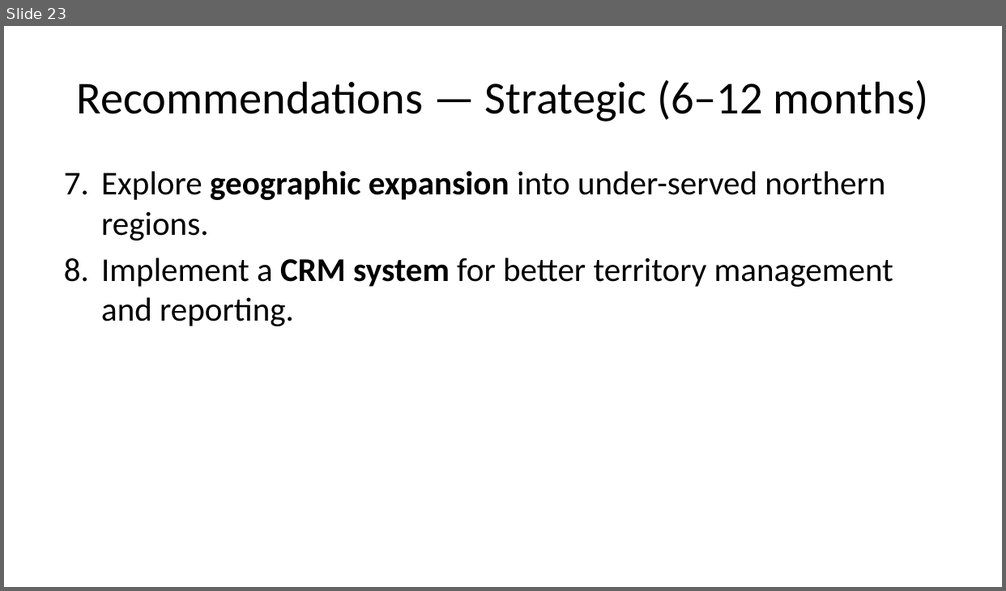
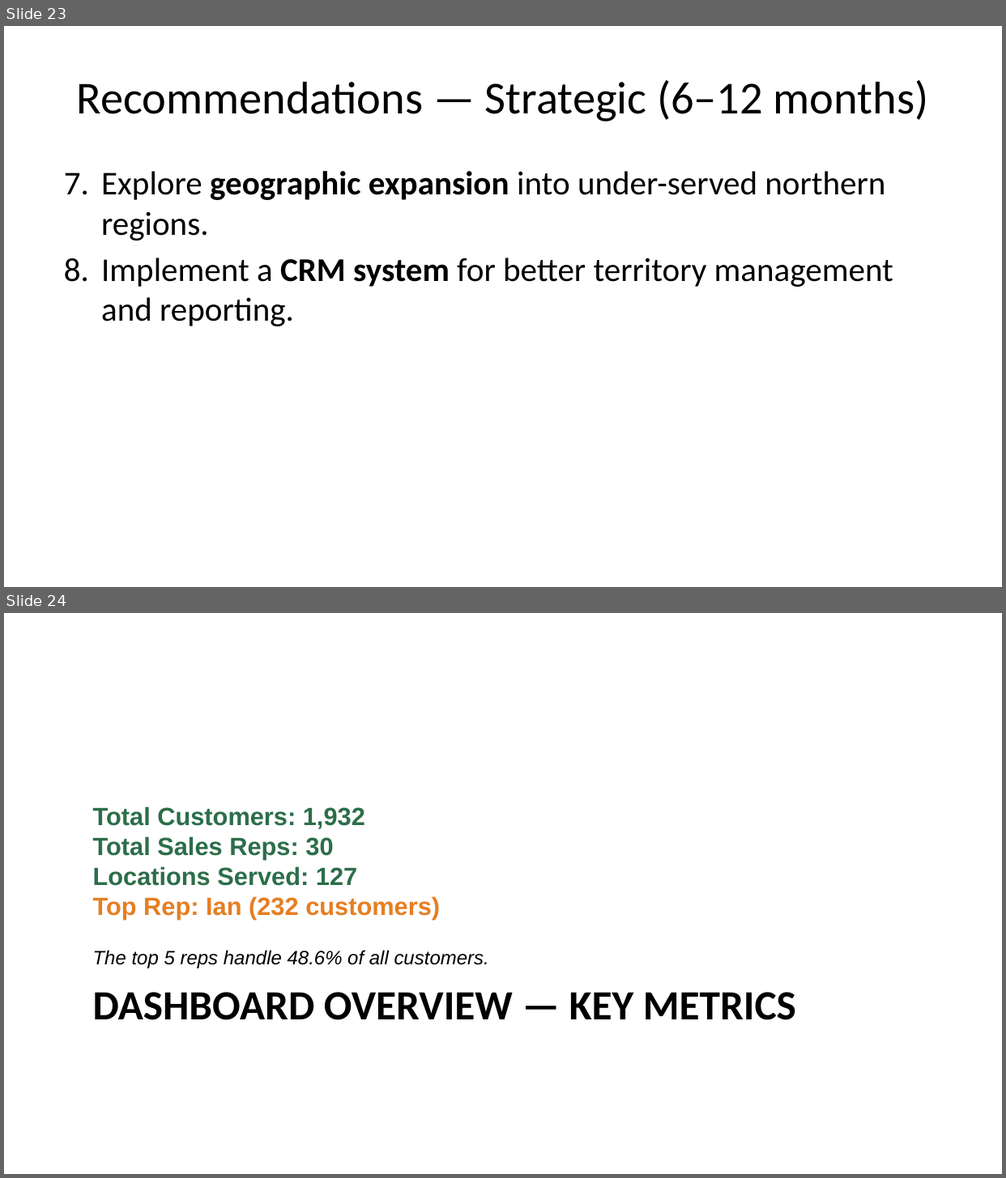
Before and after one commit to Akinbamioluwashola/Agro-bar-analysis, a slide deck: CEO_Presentation_PPTX.pptx. Shown one above the other, each under a label of ours: slide 23 before the commit, slides 23 and 24 after it. The pictures are 1006x591 and 1006x1178 pixels, drawn with LibreOffice and Linux fonts; fonts in the diff are those of the drawing. Boxes give left, top, right and bottom in pixels: in the first picture for what was removed or moved away, otherwise in the second. Text is boxed around its words. In the diff, an @@ line names an element or a change of style, - is before the commit and + after.

Commit message:
Add dashboard slides to CEO presentation and export PDF
- Added 9 new slides: section header, key metrics, 5 dashboard visualizations, CEO recommendations
- Exported updated presentation to PDF via LibreOffice
- Total slides: 33 (was 24)

```diff
--- a/CEO_Presentation_PPTX.pptx
+++ b/CEO_Presentation_PPTX.pptx
@@ slide 24 added at [4,613,1002,1174], background #FFFFFF @@
@@ text added at [93,807,489,969], 18 pt, text #2C6E49, bold @@
+Total Customers: 1,932
+Total Sales Reps: 30
+Locations Served: 127
+Top Rep: Ian (232 customers)
+The top 5 reps handle 48.6% of all customers.
@@ title added at [93,992,796,1020], 30 pt, text #000000, bold @@
+DASHBOARD OVERVIEW — KEY METRICS
```
Also in this commit, not shown: 1 slide changed, 8 other slides added, 1 other file.
